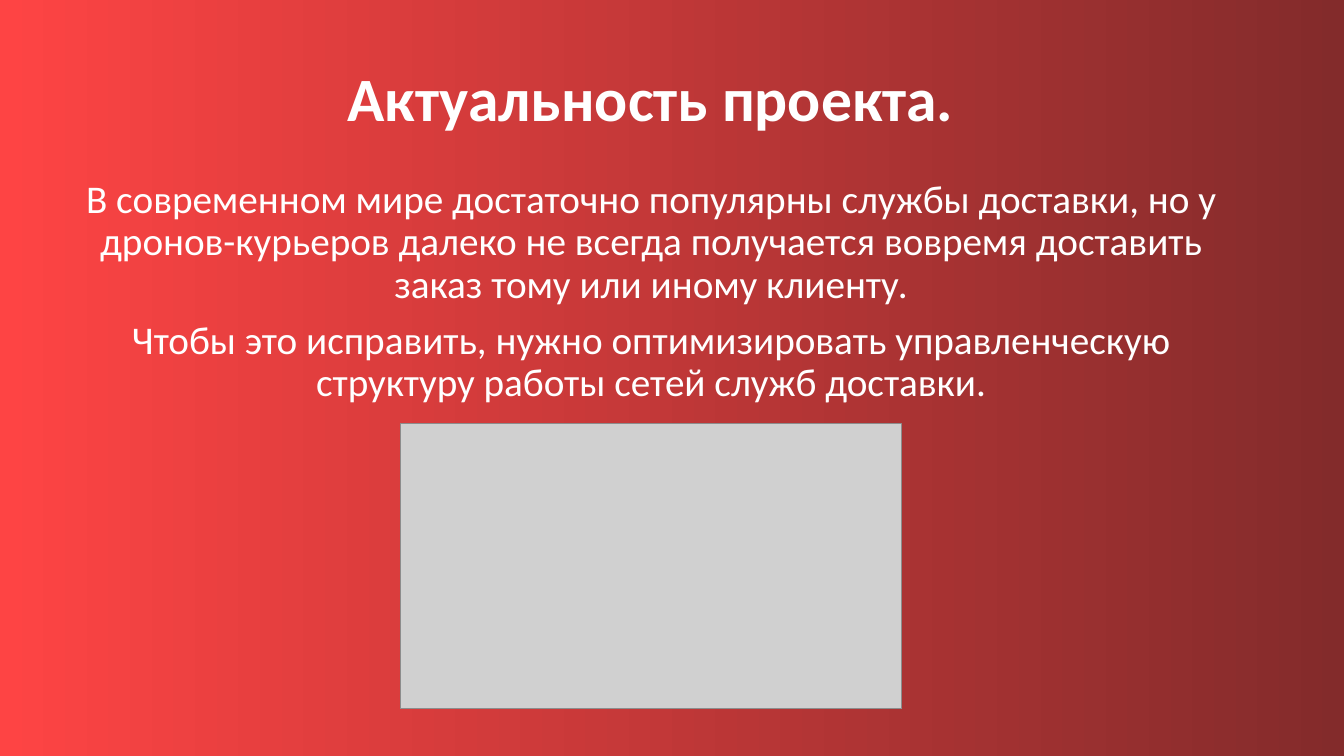
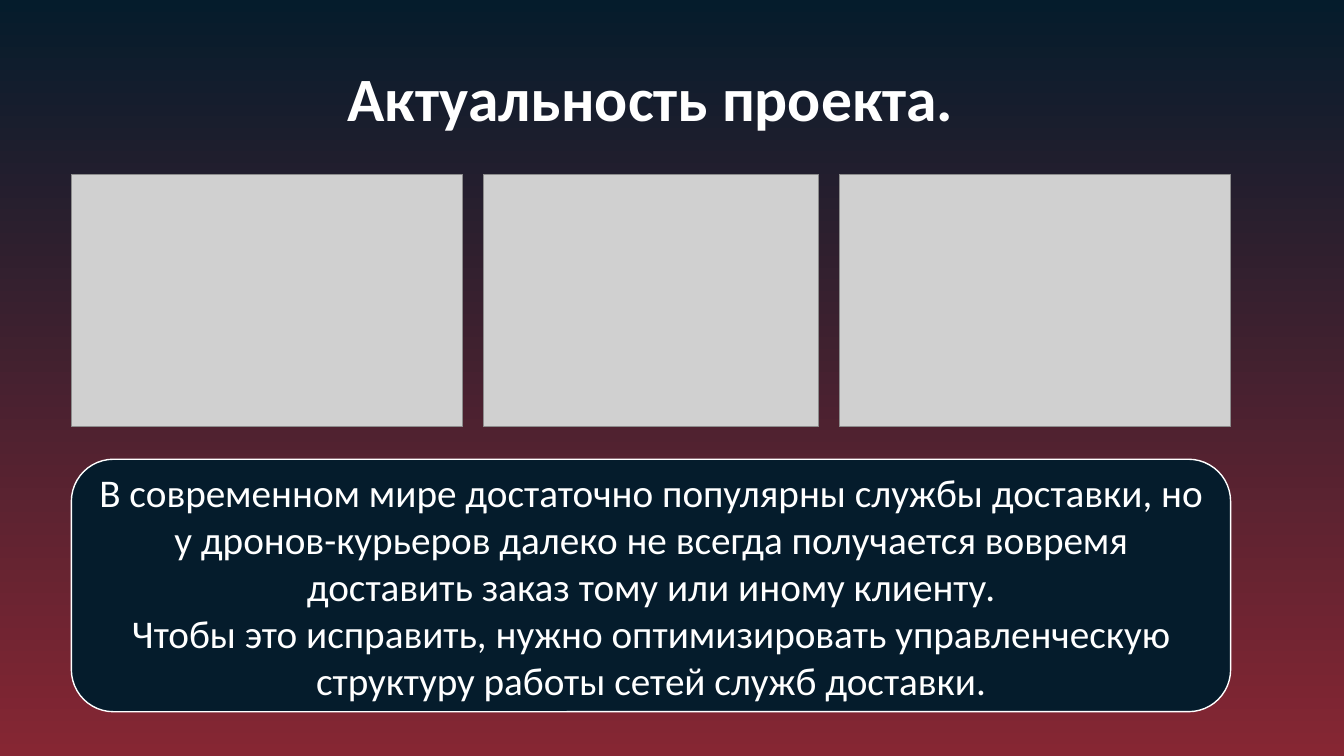
Before and after one commit to artemnaplavkov/Samokat_Website, a slide deck: slide 2 of Проект самокат bruh.pptx. Drawn at 1344x756 pixels with LibreOffice and Linux fonts; fonts in the diff are those of the drawing; grey boxes stand for pictures. Boxes give left, top, right and bottom in pixels: in the first picture for what was removed or moved away, otherwise in the second. Text is boxed around its words. In the diff, an @@ line names an element or a change of style, - is before the commit and + after.

```diff
--- a/Проект самокат bruh.pptx
+++ b/Проект самокат bruh.pptx
@@ background gradient #FE4444 to #832B2B to gradient #051C2C to #862633 @@
@@ picture added at [72,174,463,426] @@
@@ picture added at [483,174,819,426] @@
@@ picture added at [839,174,1230,426] @@
@@ picture removed at [400,423,901,709] @@
@@ rounded rectangle "В современном мире достаточно популярны ...": place and size @@
-rounded rectangle "В современном мире достаточно популярны ..." at [86,186,1216,403]
+rounded rectangle "В современном мире достаточно популярны ..." at [72,460,1231,712]
@@ rounded rectangle "В современном мире достаточно популярны ..." at [72,460,1231,712]: line spacing 0.9 to 1; less space between paragraphs; vertical alignment top to middle; fill none to #051C2C; outline none to #FFFFFF 1 pt @@
```
Also in this commit, not shown: 11 other slides changed.
